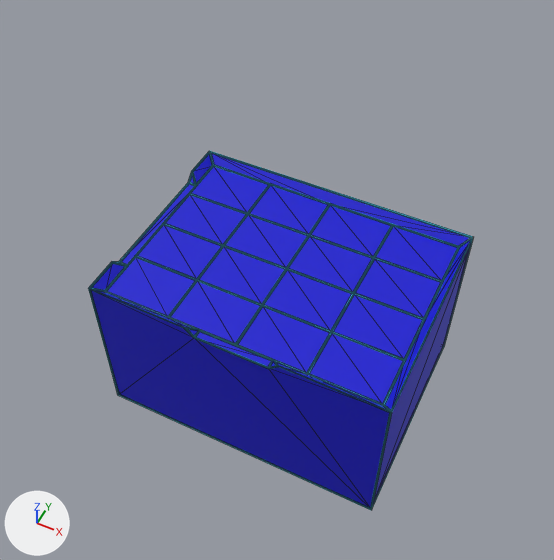
What one commit did to the COLLADA model My Projects/main/game/content/xa/notc/mis/eth3/shapes/map/struct5.dae.
Camera for both pictures: a camera (50 mm lens) standing at (270.5, -97.4, 471.2) and looking at (223.0, -2.4, 352.5). The axes (+X, +Y, +Z) are drawn at lower left. The lights are the same throughout. Mesh edges are drawn as thin lines. Objects named as collision shapes, trigger or cutter boxes, shadow casters or lower levels of detail are left out. Where no turn or scale is listed for an object, it has been applied to the vertices. Vertices at the same position are counted once.

The first picture shows 'Export_struct5_a', 'Export_struct5_b'.
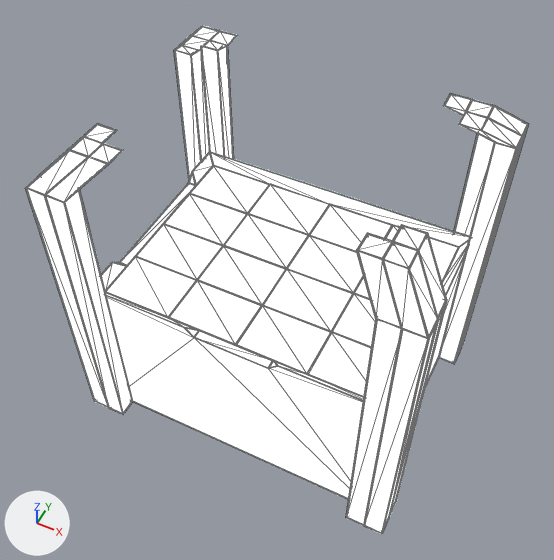
Commit message: Work on ETH3 map.

Where the change shows, as pixel boxes (x1, y1, x2, y2) in the pictures (554 x 560 px):
'Export_struct5_a', recoloured, surface changed, reshaped (blue to white, 31% wider, 42% taller): before (91, 153, 471, 508); after (27, 27, 527, 533)
'Export_struct5_b', surface changed, reshaped (cyan to grey, 31% wider, 41% taller): before (88, 151, 473, 510); after (25, 26, 528, 534)
part 1 of me_cube_034, added: after (27, 27, 527, 533)
part 2 of me_cube_037, added: after (438, 93, 528, 364)
part 3 of me_cube_037, added: after (346, 224, 447, 534)
part 4 of me_cube_037, built on: before (88, 151, 473, 510); after (25, 26, 469, 499)

Patch to the scene script:
```diff
--- a/My Projects/main/game/content/xa/notc/mis/eth3/shapes/map/struct5.dae.py
+++ b/My Projects/main/game/content/xa/notc/mis/eth3/shapes/map/struct5.dae.py
@@ mat_xa_notc_mis_eth3_shapes_map_mat2 @@
 mat_xa_notc_mis_eth3_shapes_map_mat2 = principled_material('xa_notc_mis_eth3_shapes_map_mat2')
-mat_xa_notc_mis_eth3_shapes_map_mat2.base_color = (0.00381, 0.00363, 0.64)  # blue #0c0cd1
+mat_xa_notc_mis_eth3_shapes_map_mat2.base_color = (0.0783, 0.0852, 0.0852)  # dark grey #4f5252
 mat_xa_notc_mis_eth3_shapes_map_mat2.roughness = 0.44
+mat_xa_notc_mis_eth3_shapes_map_mat2.emission_strength = 1.0
@@ mat_xa_notc_mis_eth3_shapes_map_mat3 @@
 mat_xa_notc_mis_eth3_shapes_map_mat3.roughness = 0.44
+mat_xa_notc_mis_eth3_shapes_map_mat3.emission_strength = 1.0
@@ me_cube_034 @@
 # used by ob_export_struct5_a; location = (256.0, 32.0, 322.0)
-me_cube_034.from_pydata(...)  # 45 vertices, 81 faces; spans x -64.0..0.0, y -56.0..-8.0, z -4.0..34.0
+me_cube_034.from_pydata(...)  # 137 vertices, 257 faces; spans x -68.0..4.0, y -60.0..-4.0, z -4.0..68.0
+# me_cube_034 part 1
+# 6 vertices are added at (0.0, -4.0, -4.0), (0.0, -52.0, -4.0), (-64.0, -4.0, -4.0), (-64.0, -52.0, -4.0), (-64.0, -60.0, 62.0), (-58.0, -54.0, 68.0)
+# 7 new vertices lie (-4.0, 0.0, 0.0) away from vertices in x -64.0..0.0, y -56.0..-4.0, z -4.0
+# 8 new vertices lie (0.0, 0.0, 66.0) away from vertices in x -68.0..-64.0, y -56.0..-4.0, z -4.0
+# 10 new vertices lie (4.0, 0.0, 0.0) away from vertices in x -64.0..0.0, y -56.0..-4.0, z -4.0..62.0
+# 14 new vertices lie (0.0, -4.0, 0.0) away from vertices in x -68.0..4.0, y -56.0..-8.0, z -4.0..62.0
+# 8 new vertices lie (-0.1, -0.1, 66.0) away from vertices in x -4.0..4.0, y -12.0..-4.0, z -4.0
+# 8 new vertices lie (-6.0, -6.0, 6.0) away from vertices in x -4.1..3.9, y -12.1..-4.1, z 62.0
+# 8 new vertices lie (-0.1, 0.0, 66.0) away from vertices in x -4.0..4.0, y -60.0..-52.0, z -4.0
+# 8 new vertices lie (-6.0, 6.0, 6.0) away from vertices in x -4.1..3.9, y -60.0..-52.0, z 62.0
+# 8 new vertices lie (6.0, -6.0, 6.0) away from vertices in x -68.0..-60.0, y -12.0..-4.0, z 62.0
+# 7 new vertices lie (6.0, 6.0, 6.0) away from vertices in x -68.0..-60.0, y -60.0..-52.0, z 62.0
+# 176 new faces join them
 me_cube_034.materials.append(mat_xa_notc_mis_eth3_shapes_map_mat2)
@@ me_cube_037 @@
 # used by ob_export_struct5_b; location = (256.0, 32.0, 322.0)
-me_cube_037.from_pydata(...)  # 239 vertices, 592 faces; spans x -64.2..0.1, y -56.2..-7.9, z -4.1..34.2
+me_cube_037.from_pydata(...)  # 779 vertices, 2000 faces; spans x -68.1..4.1, y -60.1..-3.9, z -4.1..68.1
+# me_cube_037 part 2: a new loose piece of 136 vertices spanning x -10.2..4.1, y -18.2..-3.9, z -4.1..68.1, in mat_xa_notc_mis_eth3_shapes_map_mat3 (cyan #30bcd1)
+# me_cube_037 part 3: a new loose piece of 136 vertices spanning x -10.2..4.1, y -60.1..-45.9, z -4.1..68.1, in mat_xa_notc_mis_eth3_shapes_map_mat3 (cyan #30bcd1)
+# me_cube_037 part 4: 8 vertices moved within x -64.1..0.1, y -56.1..-7.9, z -4.1..-3.9; 229 vertices removed from x -64.2..0.1, y -56.2..-7.9, z -4.0..34.2; 497 vertices added at x -68.1..0.1, y -60.1..-3.9, z -4.1..68.1
 me_cube_037.materials.append(mat_xa_notc_mis_eth3_shapes_map_mat3)
```
